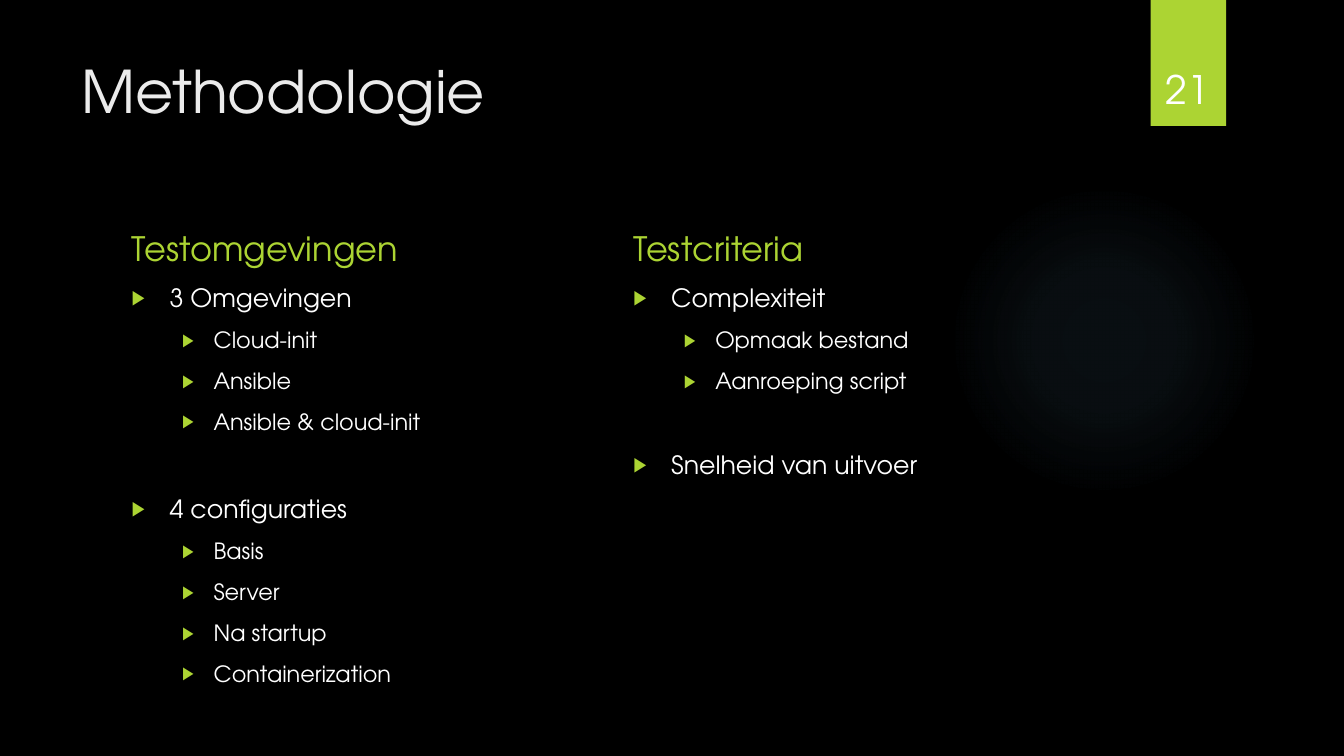
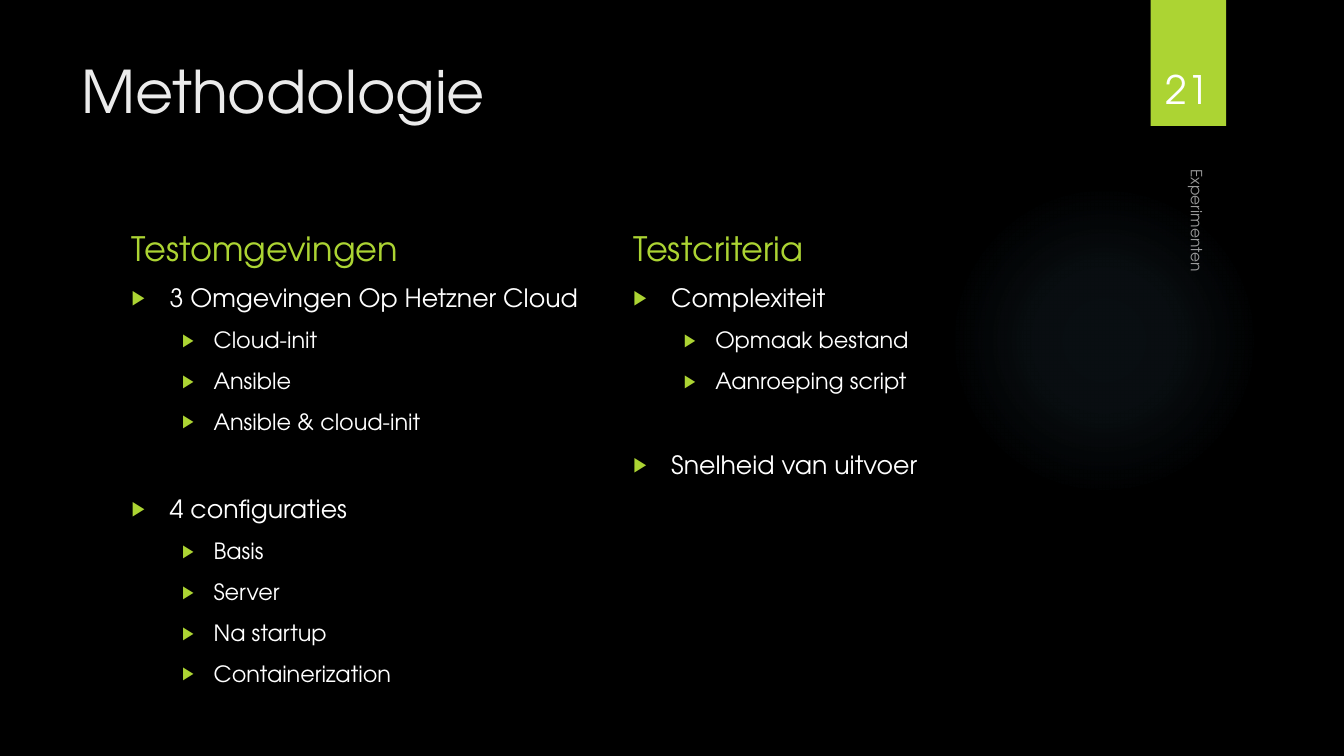
Before and after one commit to MaartenDeS/bachelorproef, a slide deck: slide 21 of presentatie/presentatie.pptx. Drawn at 1344x756 pixels with LibreOffice and Linux fonts; fonts in the diff are those of the drawing; background and template pictures are left out. Boxes give left, top, right and bottom in pixels: in the first picture for what was removed or moved away, otherwise in the second. Text is boxed around its words. In the diff, an @@ line names an element or a change of style, - is before the commit and + after.

```diff
--- a/presentatie/presentatie.pptx
+++ b/presentatie/presentatie.pptx
@@ text added at [1183, 180, 1209, 269], 11 pt, text #FFFFFF at 60% opacity @@
+Experimenten
@@ text at [170, 288, 578, 313]: text changed @@
-▶ 3 Omgevingen
+▶ 3 Omgevingen Op Hetzner Cloud
```
Also in this commit, not shown: 25 other slides changed, 12 slides added, 1 slide removed.
